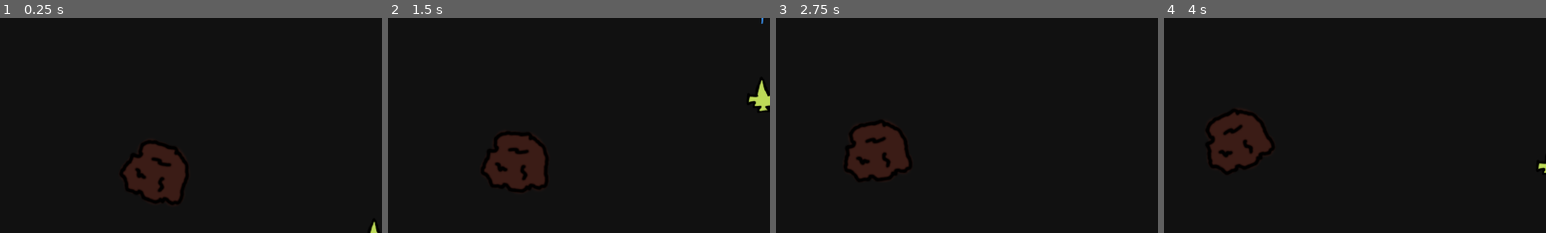
Above: before the commit, frames 1-4 (left to right).
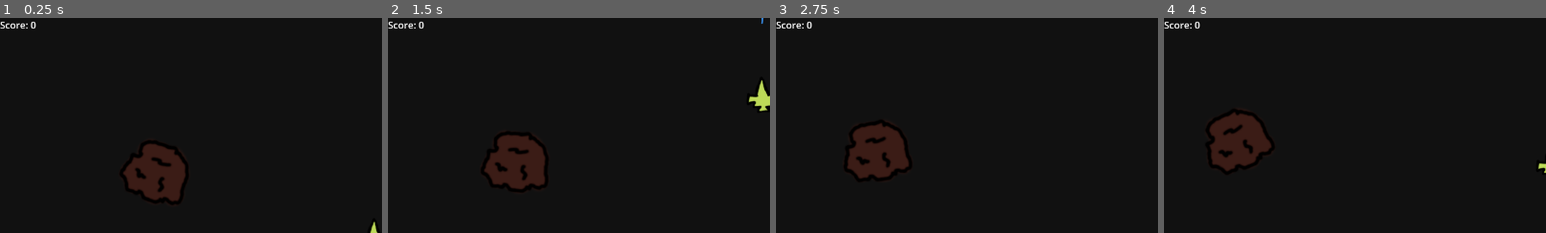
Above: after the commit, the same moments.

Repository: jeanmarc/godot-asteroids
Game: Godot game, scene res://scenes/galaxy.tscn
Two runs of this game, one before a commit and one after it. Both use one fixed random seed, a clock stepped at 60 frames per second and the inputs below.
Inputs:
- Up to frame 1 (0.25 s): no input
- Up to frame 2 (1.5 s): hold W (forward) 0.53-1.28 s; hold Space (fire) 0.53-1.28 s; hold S (back) from 1.28 s (still down); tap A (rotate_ccw) at 1.35 s
- Up to frame 3 (2.75 s): release S (back) at 2.03 s; hold W (forward) from 2.03 s (still down); tap D (rotate_cw) at 2.1 s
- Up to frame 4 (4 s): tap Space (fire) at 2.85 s; release W (forward) at 3.53 s; hold S (back) from 3.53 s (still down); tap A (rotate_ccw) at 3.6 s
The pictures show only the part of the screen within x 0-50%, y 0-50%; the shares and areas given below are measured in that part.

The runs differ from the first frame. In frame 1, 0.2% of the frame differs, in the area x 0-10%, y 1-5%; in frame 2, 0.2%; in frame 3, 0.2%; in frame 4, 0.2%.

Commit message:
WIP - UI for Score

Diff:
--- a/Game/scenes/galaxy.tscn
+++ b/Game/scenes/galaxy.tscn
@@ -1,11 +1,16 @@
-[gd_scene load_steps=4 format=3 uid="uid://cym4j833qkj1c"]
+[gd_scene load_steps=5 format=3 uid="uid://cym4j833qkj1c"]
 
 [ext_resource type="PackedScene" uid="uid://bmgjkjih0noug" path="res://scenes/player.tscn" id="1_amfso"]
 [ext_resource type="Script" path="res://scripts/galaxy.gd" id="1_toxde"]
+[ext_resource type="PackedScene" uid="uid://d2dueasy31sjv" path="res://scenes/hud.tscn" id="2_g23xk"]
 [ext_resource type="PackedScene" uid="uid://bu1yjb7kn6kvl" path="res://scenes/asteroid.tscn" id="3_2grgs"]
 
 [node name="Galaxy" type="Node2D"]
 script = ExtResource("1_toxde")
+
+[node name="UI" type="CanvasLayer" parent="."]
+
+[node name="HUD" parent="UI" instance=ExtResource("2_g23xk")]
 
 [node name="Player" parent="." instance=ExtResource("1_amfso")]
 position = Vector2(628, 364)
--- /dev/null
+++ b/Game/scenes/hud.tscn
@@ -0,0 +1,16 @@
+[gd_scene load_steps=2 format=3 uid="uid://d2dueasy31sjv"]
+
+[ext_resource type="Script" path="res://scripts/hud.gd" id="1_4mqjp"]
+
+[node name="HUD" type="Control"]
+layout_mode = 3
+anchors_preset = 0
+offset_right = 40.0
+offset_bottom = 40.0
+script = ExtResource("1_4mqjp")
+
+[node name="Score" type="Label" parent="."]
+layout_mode = 0
+offset_right = 40.0
+offset_bottom = 23.0
+text = "Score: 0"
--- /dev/null
+++ b/Game/scripts/hud.gd
@@ -0,0 +1,5 @@
+extends Control
+
+@onready var score = $Score:
+	set(value):
+		score.text = "SCORE: " + str(value)
